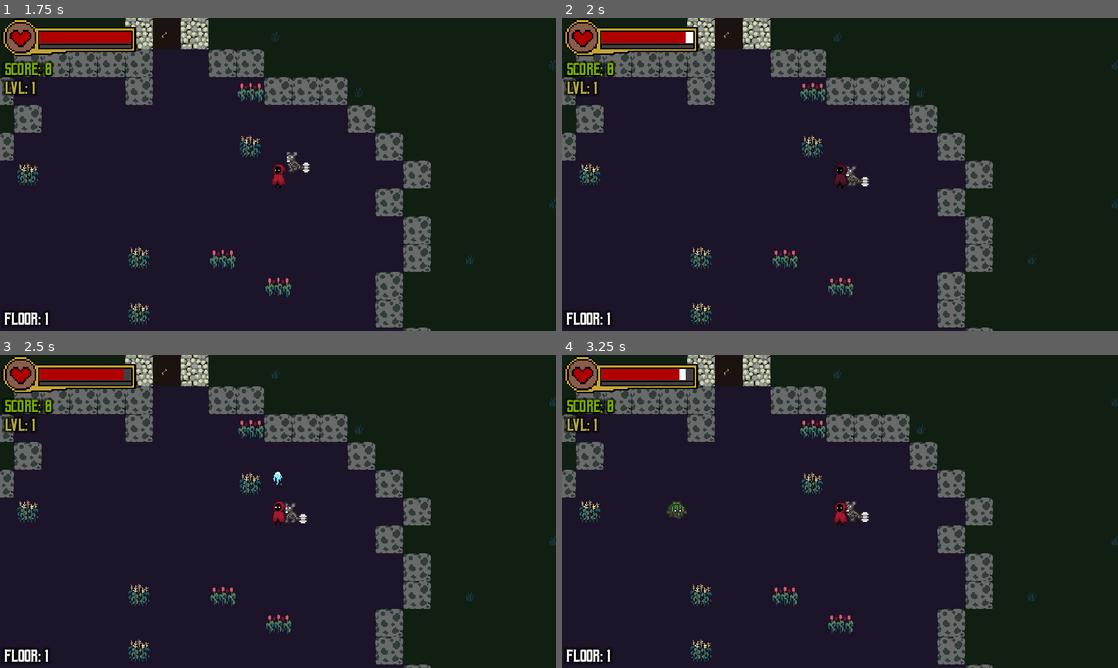
Above: before the commit, frames 1-4 (two rows, left to right).
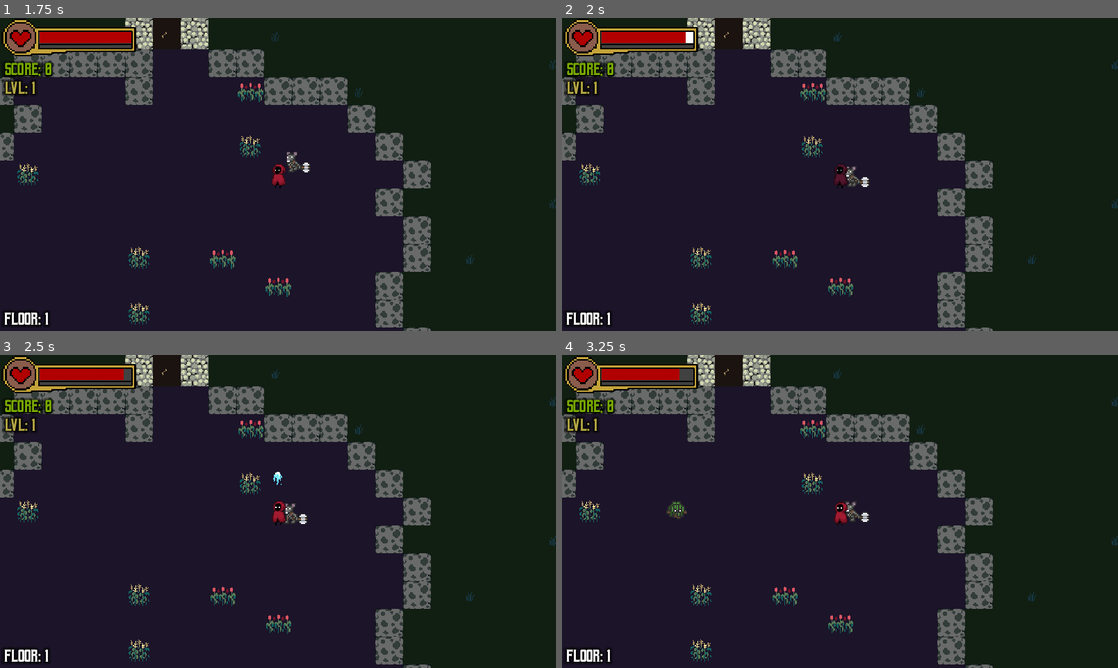
Above: after the commit, the same moments.

Repository: WizardsNStuff/Zealot-of-Wanderlust
Game: Godot game, scene res://Scenes/wizard_game.tscn
The game is run twice, just before and just after one commit, with the same random seed, the same clock (stepped at 60 frames per second) and the same inputs. The engine's default icon, where the game draws it, is replaced by a stand-in: a white triangle on a blue panel in a dark square.
Inputs:
- Up to frame 1 (1.75 s): click "Start" at 0.5 s; tap Enter at 1.25 s; hold Up (attack_up) from 1.28 s (still down)
- Up to frame 2 (2 s): keep holding Up (attack_up)
- Up to frame 3 (2.5 s): keep holding Up (attack_up)
- Up to frame 4 (3.25 s): release Up (attack_up) at 2.78 s; hold Left (attack_left) from 2.78 s (still down)

Frame 1 is identical in both runs. In frame 2, less than 0.1% of the frame differs, in the area x 50-100%, y 13-60%; in frame 3, less than 0.1%; in frame 4, 0.1%, in the area x 3-100%, y 4-59%.

Commit message:
Updated Hitboxes

Diff:
--- a/zealot-of-wanderlust/Enemy Testing/minotaur.tscn
+++ b/zealot-of-wanderlust/Enemy Testing/minotaur.tscn
@@ -143,7 +143,7 @@
 
 [sub_resource type="CapsuleShape2D" id="CapsuleShape2D_e2n7k"]
 radius = 13.0
-height = 38.0
+height = 42.0
 
 [node name="Minotaur" type="CharacterBody2D" node_paths=PackedStringArray("damage_timer")]
 collision_layer = 2
@@ -162,7 +162,7 @@
 frame_progress = 0.699167
 
 [node name="HitBox" type="CollisionShape2D" parent="."]
-position = Vector2(0, -6)
+position = Vector2(0, -5)
 shape = SubResource("CapsuleShape2D_e2n7k")
 
 [node name="NavigationAgent2D" type="NavigationAgent2D" parent="."]
--- a/zealot-of-wanderlust/Scenes/player.tscn
+++ b/zealot-of-wanderlust/Scenes/player.tscn
@@ -13,7 +13,7 @@
 
 [sub_resource type="CapsuleShape2D" id="CapsuleShape2D_plb76"]
 radius = 6.0
-height = 22.0
+height = 26.0
 
 [sub_resource type="Animation" id="Animation_gbqg1"]
 resource_name = "Attack_Left"
@@ -429,7 +429,7 @@
 vframes = 9
 
 [node name="CollisionShape2D" type="CollisionShape2D" parent="."]
-position = Vector2(0, 4)
+position = Vector2(0, 2)
 shape = SubResource("CapsuleShape2D_plb76")
 
 [node name="Camera2D" type="Camera2D" parent="."]
